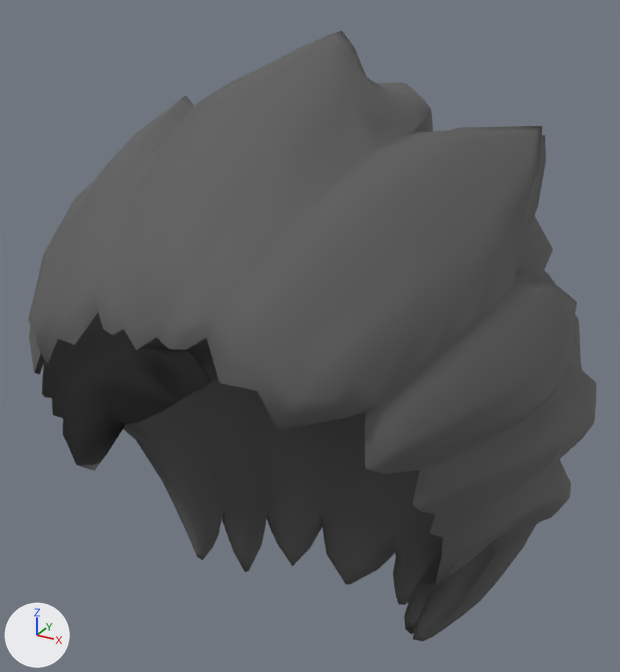
What one commit did to the FBX model Assets/BoZo_StylizedModularCharacters/Outfits/Base/HairBack/Outfit_HairBack_Punk/BSMC_Outfit_HairBack_Punk.fbx.
The view is the same before and after, from a 50 mm lens placed at (0.154, -0.277, 0.274), pointed at (-0.012, 0.023, 0.124). Arrows for +X, +Y and +Z are at lower left; the lights stay in place.

The first picture shows 'BSMC_Outfit_HairBack_Punk'.
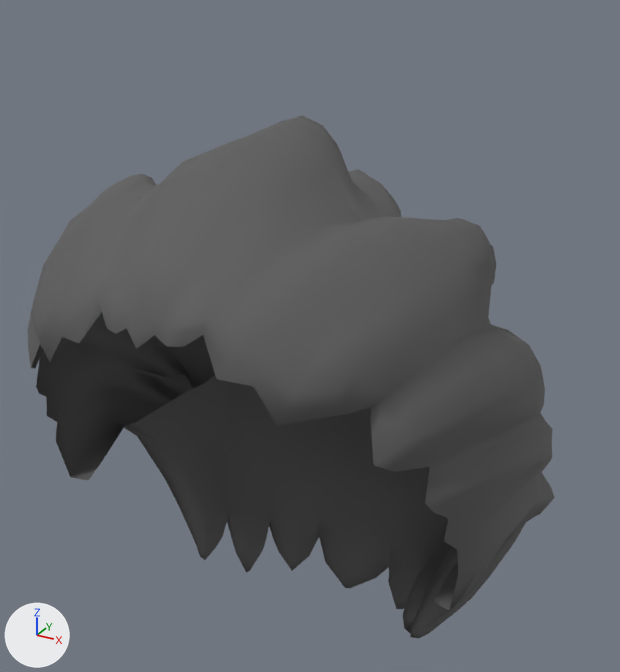
The newer file adds a shape key; the second version is drawn at full value of the shape key 'Tag_Helm' of 'BSMC_Outfit_HairBack_Punk', and the change is written as the vertex moves it makes.

Pixel boxes (x1, y1, x2, y2) of what changed, in the pictures (620 x 672 px):
'BSMC_Outfit_HairBack_Punk', reshaped, moved, turned, rescaled: before (28, 31, 596, 641); after (28, 115, 554, 638)

The edits, one by one:
me_mesh is used by ob_bsmc_outfit_hairback_punk; location (0.0, 0.0, 0.0); rotation (1.571, 0.0, 0.0), in degrees (90, 0, 0); scale (0.01, 0.01, 0.01).
me_mesh had 1454 vertices, 1441 faces and spanned x -11.0..11.0, y -2.3..25.0, z -15.1..10.3.
me_mesh now has 1454 vertices, 1441 faces and spans x -10.3..10.3, y -2.5..22.3, z -9.8..10.3.
me_mesh part 1: 1441 of 1454 vertices moved; they spanned x -11.0..11.0, y -2.3..25.0, z -15.1..10.0 and now span x -10.3..10.3, y -2.5..22.3, z -9.8..10.0; mean shift (-0.1, -1.0, 2.0); largest move (-0.9, 11.3, -12.7) -> (-2.3, 9.5, -5.0).
In object 'BSMC_Outfit_HairBack_Punk' (ob_bsmc_outfit_hairback_punk), parent is now set to ob_bsmc_outfit_hairback_punk_001.
Object 'BSMC_Outfit_HairBack_Punk' (ob_bsmc_outfit_hairback_punk) turns from (90, 0, 0) to (0, 0, 0) degrees about x, y and z.
Object 'BSMC_Outfit_HairBack_Punk' (ob_bsmc_outfit_hairback_punk) is rescaled from (0.01, 0.01, 0.01) to (1.0, 1.0, 1.0).
Object 'BSMC_Outfit_HairBack_Punk.001' (ob_bsmc_outfit_hairback_punk_001) is new.
Its location is (0.0, 0.0, 0.0).
Its rotation in degrees is (90, 0, 0).
Its scale is (0.01, 0.01, 0.01).
